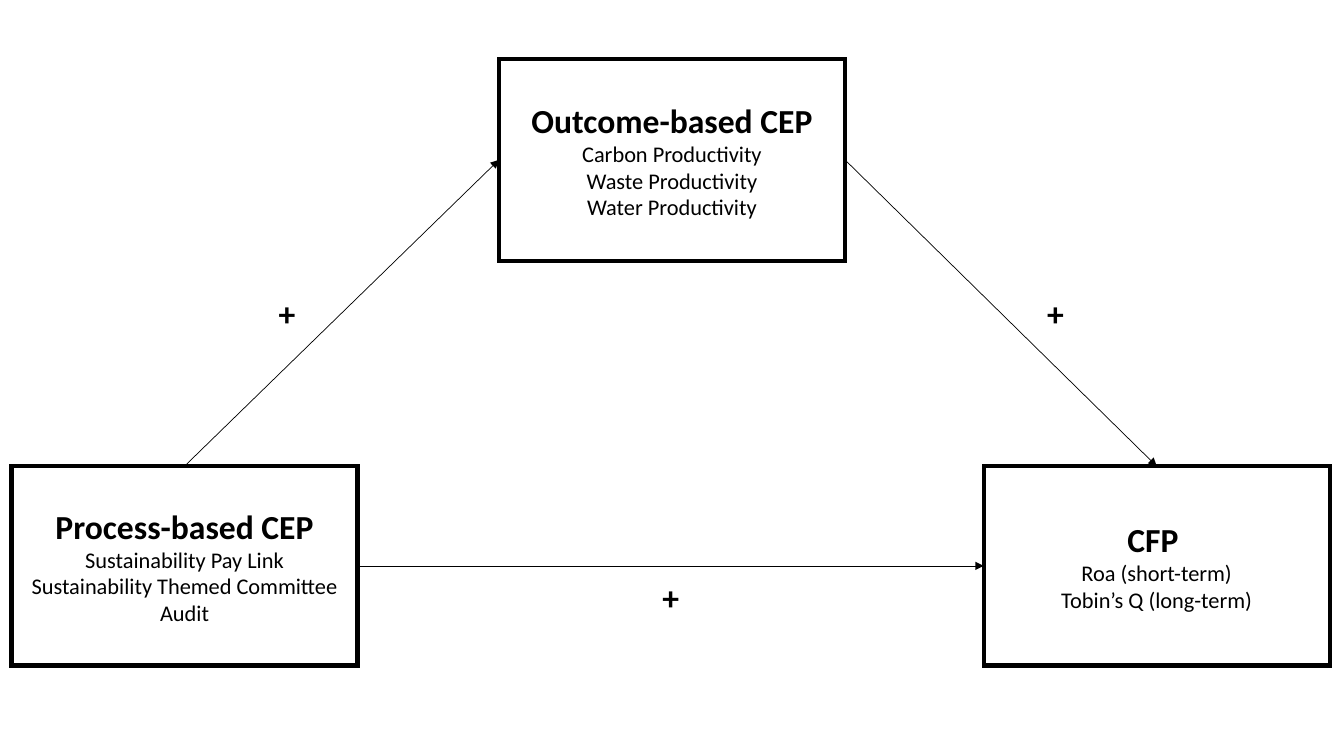
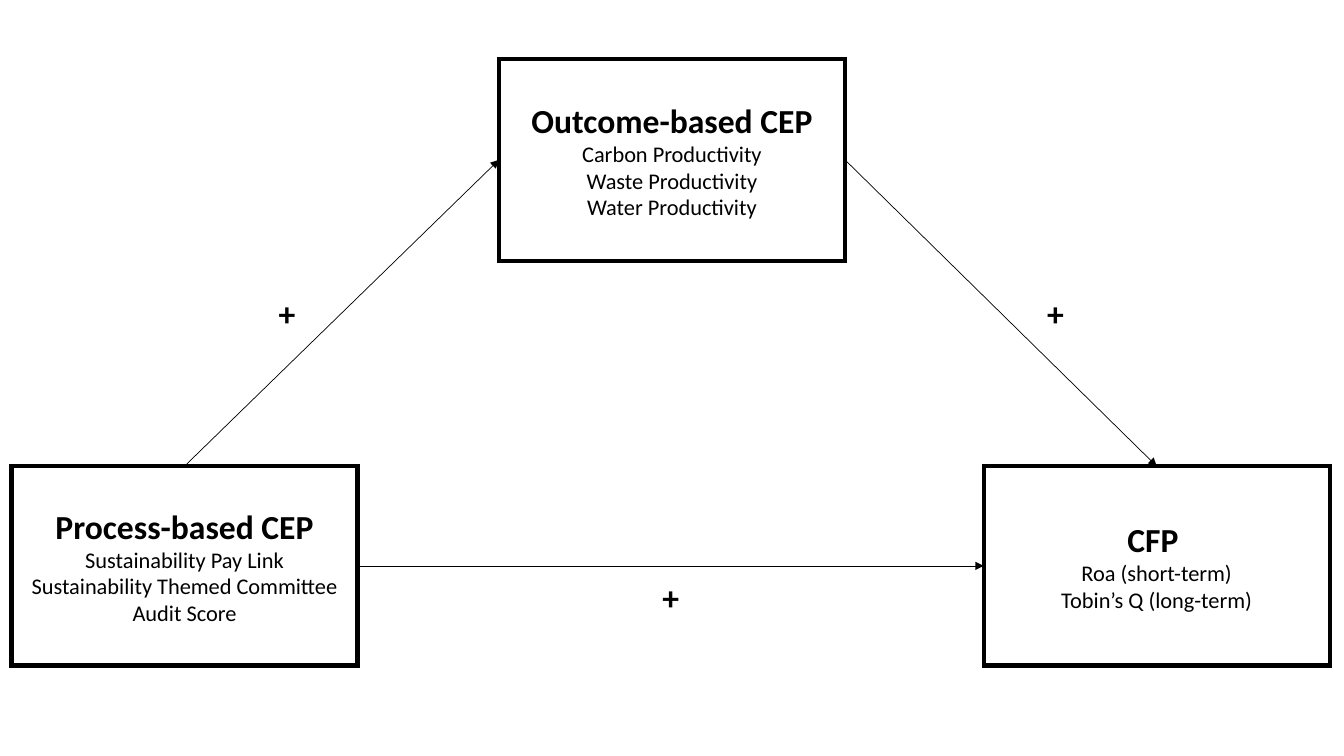
Before and after one commit to pkinif/Master-s-Thesis, a slide deck: slide 1 of Child/figures/ResearchFramework.pptx. Drawn at 1344x756 pixels with LibreOffice and Linux fonts; fonts in the diff are those of the drawing. Boxes give left, top, right and bottom in pixels: in the first picture for what was removed or moved away, otherwise in the second. Text is boxed around its words. In the diff, an @@ line names an element or a change of style, - is before the commit and + after.

```diff
--- a/Child/figures/ResearchFramework.pptx
+++ b/Child/figures/ResearchFramework.pptx
@@ text in rectangle at (x1=133, y1=605, x2=237, y2=621): text changed @@
-Audit
+Audit Score
```
Also in this commit, not shown: 9 other files.
